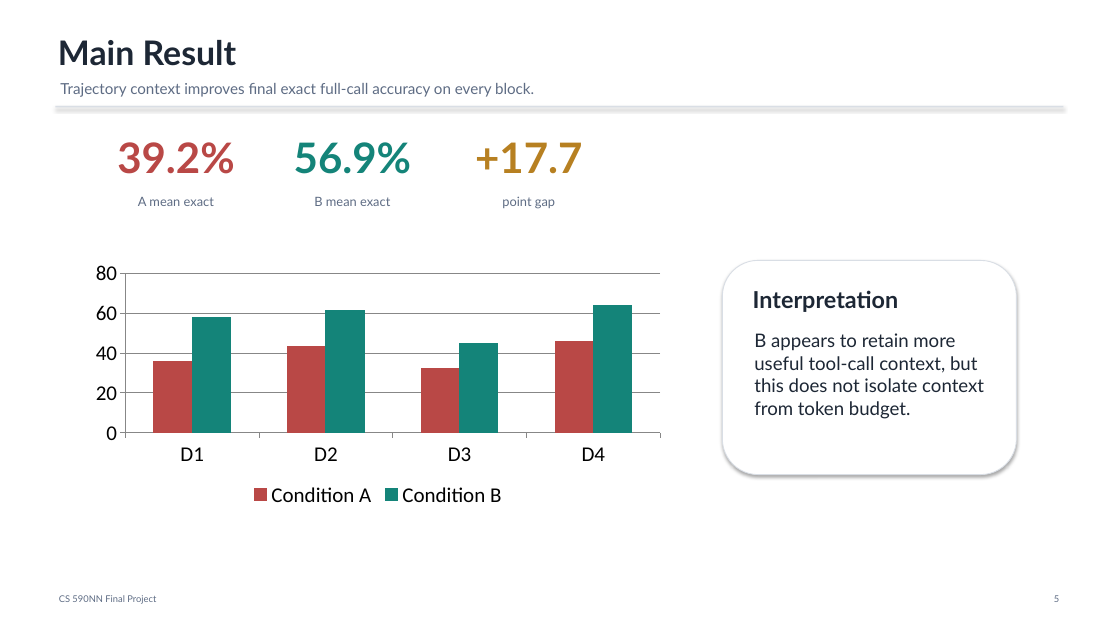
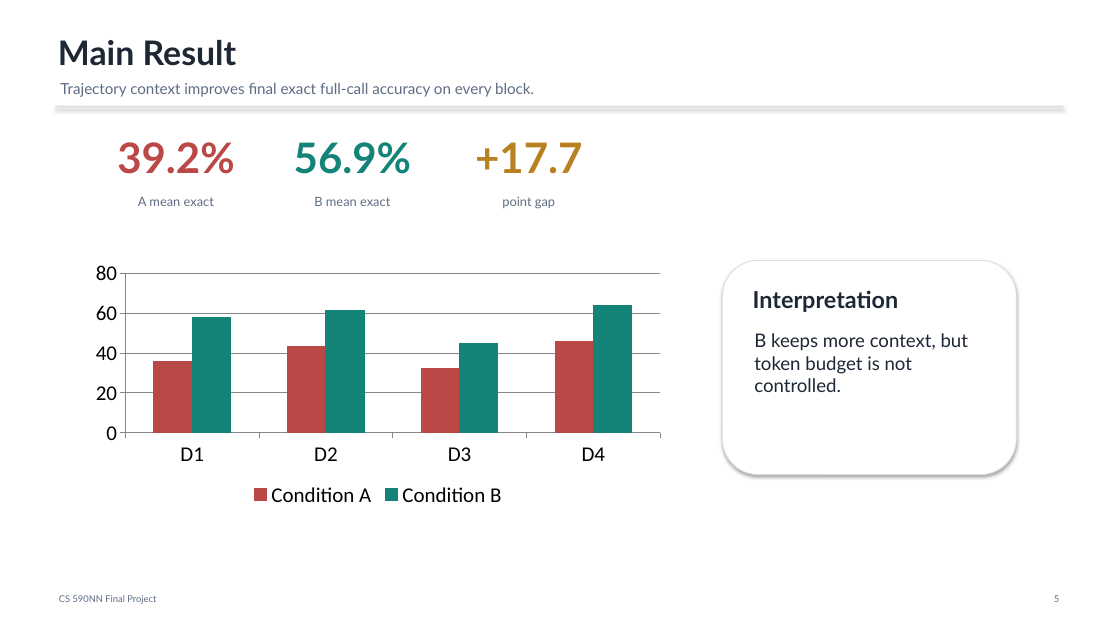
Before and after one commit to sagnikc395/trajectory-supervision, a slide deck: slide 5 of final/final_presentation.pptx. Drawn at 1120x630 pixels with LibreOffice and Linux fonts; fonts in the diff are those of the drawing. Boxes give left, top, right and bottom in pixels: in the first picture for what was removed or moved away, otherwise in the second. Text is boxed around its words. In the diff, an @@ line names an element or a change of style, - is before the commit and + after.

```diff
--- a/final/final_presentation.pptx
+++ b/final/final_presentation.pptx
@@ text at [754, 333, 968, 392]: text changed @@
-B appears to retain more useful tool-call context, but this does not isolate context from token budget.
+B keeps more context, but token budget is not controlled.
```
Also in this commit, not shown: 4 other slides changed, 3 other files.
